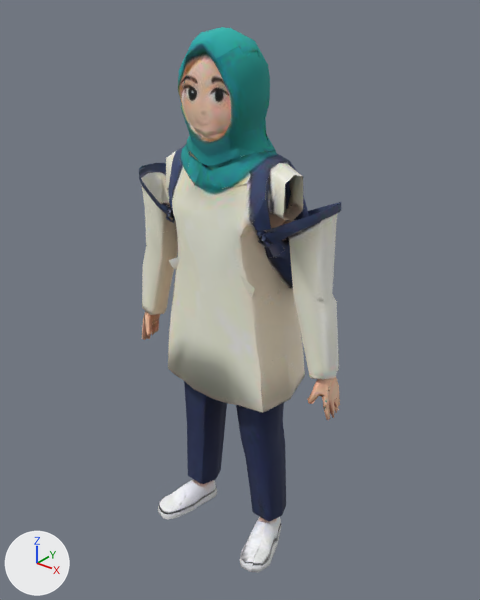
What one commit did to the glTF model assets/models/hero_mumu.glb.
Camera for both pictures: a 50 mm lens placed at (1.138, -1.373, 1.712), pointed at (0.012, 0.035, 0.839). Arrows for +X, +Y and +Z are at lower left; the lights stay in place. The first picture is the older version. Where no turn or scale is listed for an object, it has been applied to the vertices. Vertices at exactly the same position are counted once.

The first picture shows 'arm_l', 'arm_r', 'head', 'leg_l', 'leg_r', 'torso'.
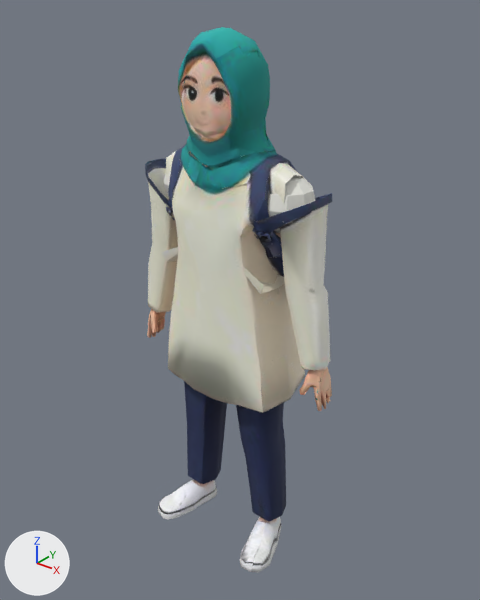
What changed in the scene script:
```text
Change me_model_003:
    used by ob_torso; location = (0.0, 0.0, 0.752)
    remove me_model_003.from_pydata(...)  # 1060 vertices, 1232 faces; spans x -0.208..0.208, y -0.101..0.156, z 0.0..0.611
    add me_model_003.from_pydata(...)  # 1164 vertices, 1432 faces; spans x -0.249..0.249, y -0.101..0.156, z 0.0..0.611
    me_model_003 part 1: a new loose piece, a UV sphere (10 segments, 6 rings, poles along z) spanning x 0.09..0.249, y -0.049..0.117, z 0.338..0.504, in mat_model (picture img_texture_diffuse)
    me_model_003 part 2: a new loose piece, a UV sphere (10 segments, 6 rings, poles along z) spanning x -0.249..-0.09, y -0.049..0.117, z 0.338..0.504, in mat_model (picture img_texture_diffuse)
Change me_model_005:
    used by ob_arm_l; location = (0.157, 0.005, 1.061)
    remove me_model_005.from_pydata(...)  # 633 vertices, 705 faces; spans x -0.317..0.221, y -0.092..0.148, z -0.473..0.14
    add me_model_005.from_pydata(...)  # 633 vertices, 705 faces; spans x -0.346..0.193, y -0.121..0.119, z -0.487..0.126
    me_model_005 part 3: the whole mesh is moved by (-0.029, -0.029, -0.014)
Change me_model_006:
    used by ob_arm_r; location = (-0.157, 0.005, 1.061)
    remove me_model_006.from_pydata(...)  # 622 vertices, 704 faces; spans x -0.224..0.317, y -0.092..0.15, z -0.477..0.141
    add me_model_006.from_pydata(...)  # 622 vertices, 704 faces; spans x -0.195..0.346, y -0.12..0.121, z -0.491..0.127
    me_model_006 part 4: the whole mesh is moved by (0.029, -0.029, -0.014)
Change ob_arm_l:
    ob_arm_l.location: (0.157, 0.005, 1.061) -> (0.157, 0.034, 1.093)
Change ob_arm_r:
    ob_arm_r.location: (-0.157, 0.005, 1.061) -> (-0.157, 0.034, 1.093)
```

Pixel boxes [x1, y1, x2, y2] of what changed, in the pictures (480 x 600 px):
'torso', reshaped (6% wider): before [166, 124, 309, 357]; after [164, 124, 316, 357]
'arm_l', moved: before [169, 202, 341, 420]; after [161, 193, 332, 411]
'arm_r', moved: before [139, 163, 271, 340]; after [145, 159, 285, 338]
part 1 of me_model_003, added: after [265, 175, 316, 233]
part 2 of me_model_003, added (mostly hidden): after [164, 153, 208, 197]
